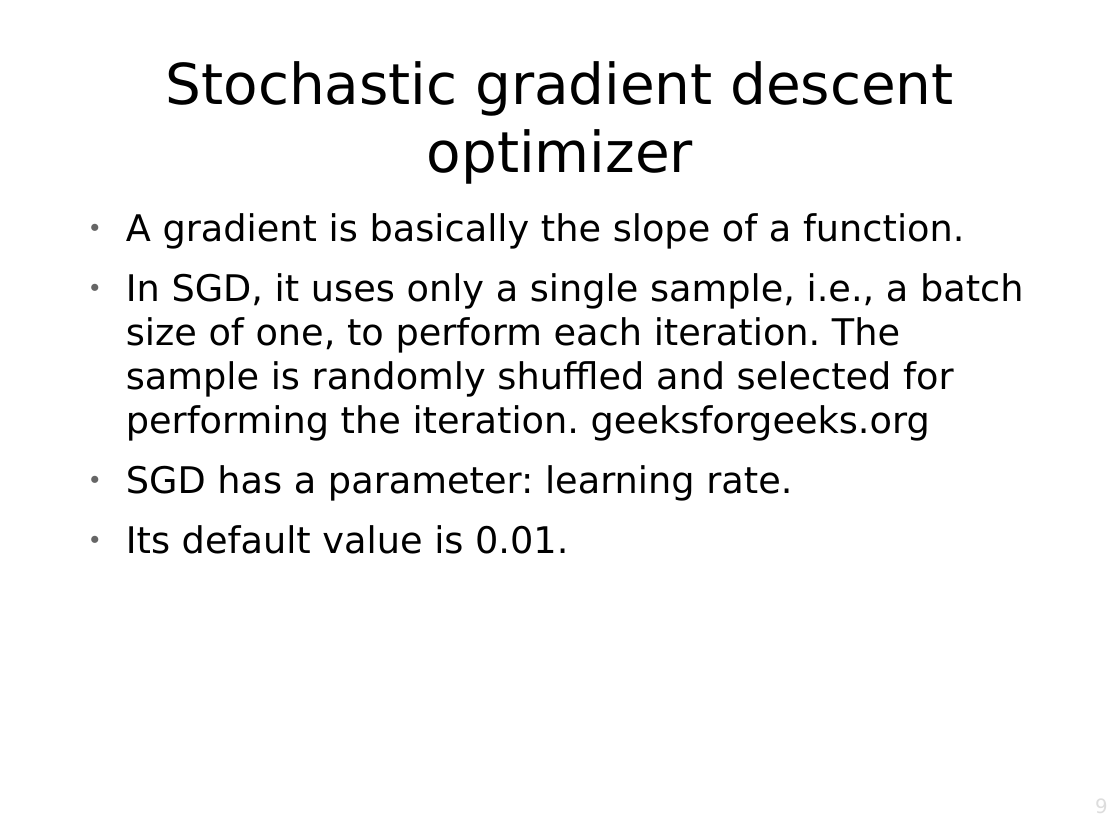
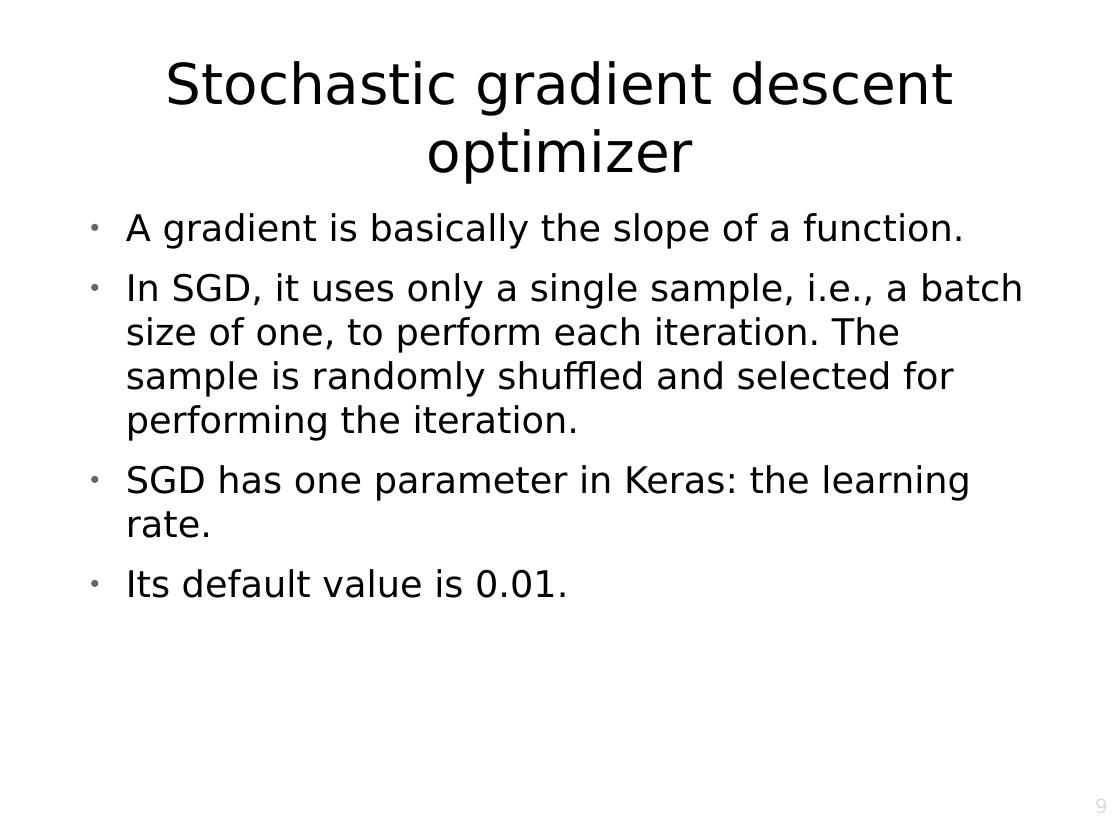
Before and after one commit to srknzl/cmpe462-project, a slide deck: slide 9 of Presentation.odp. Drawn at 1120x840 pixels with LibreOffice and Linux fonts; fonts in the diff are those of the drawing; background and template pictures are left out. Boxes give left, top, right and bottom in pixels: in the first picture for what was removed or moved away, otherwise in the second. Text is boxed around its words. In the diff, an @@ line names an element or a change of style, - is before the commit and + after.

```diff
--- a/Presentation.odp
+++ b/Presentation.odp
@@ text at [126,273,1024,538]: text changed @@
-● In SGD, it uses only a single sample, i.e., a batch size of one, to perform each iteration. The sample is randomly shuffled and selected for performing the iteration. geeksforgeeks.org
-● SGD has a parameter: learning rate.
+● In SGD, it uses only a single sample, i.e., a batch size of one, to perform each iteration. The sample is randomly shuffled and selected for performing the iteration.
+● SGD has one parameter in Keras: the learning rate.
```
Also in this commit, not shown: 8 other slides changed, 6 slides added, 1 slide removed, 5 other files.
